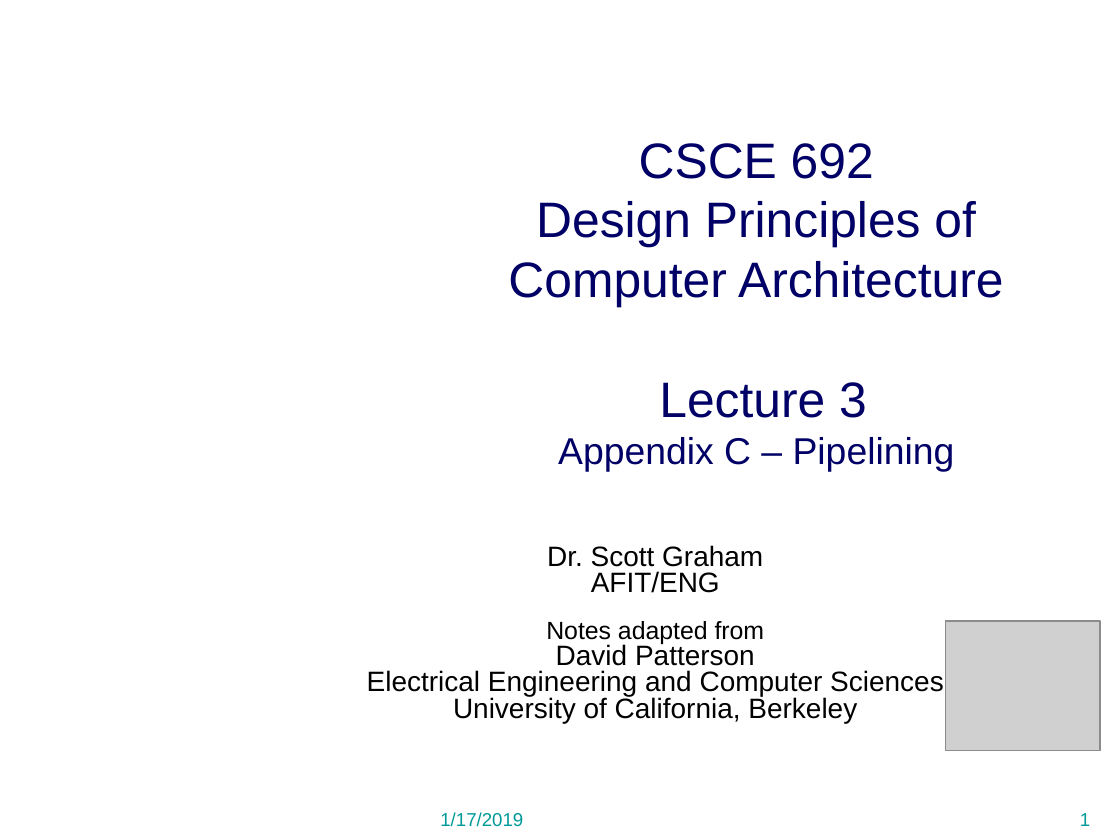
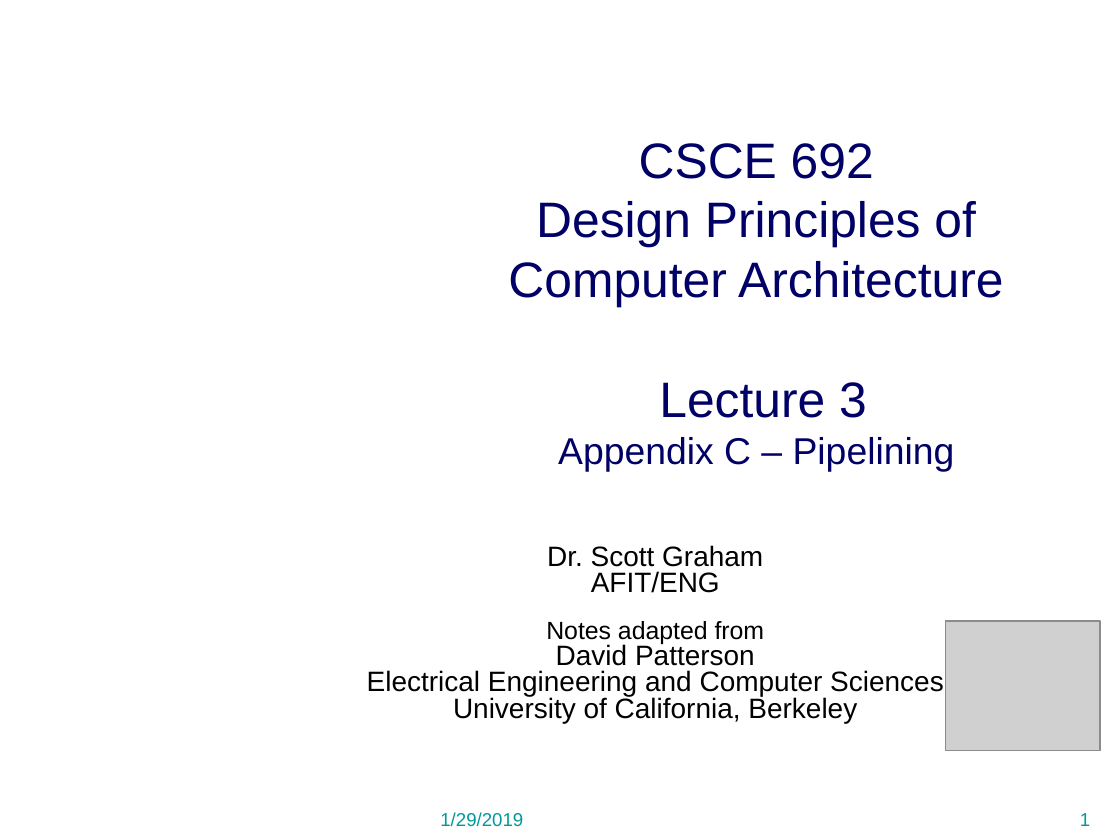
Before and after one commit to MHayden18/Architecture, a slide deck: slide 1 of Powerpoints/CSCE 692 03 Pipe Appx C.pptx. Drawn at 1120x840 pixels with LibreOffice and Linux fonts; fonts in the diff are those of the drawing; grey boxes stand for pictures; background and template pictures are left out. Boxes give left, top, right and bottom in pixels: in the first picture for what was removed or moved away, otherwise in the second. Text is boxed around its words. In the diff, an @@ line names an element or a change of style, - is before the commit and + after.

```diff
--- a/Powerpoints/CSCE 692 03 Pipe Appx C.pptx
+++ b/Powerpoints/CSCE 692 03 Pipe Appx C.pptx
@@ text at [440, 812, 523, 827]: text changed @@
-1/17/2019
+1/29/2019
```
Also in this commit, not shown: 3 other slides changed, 2 other files.
